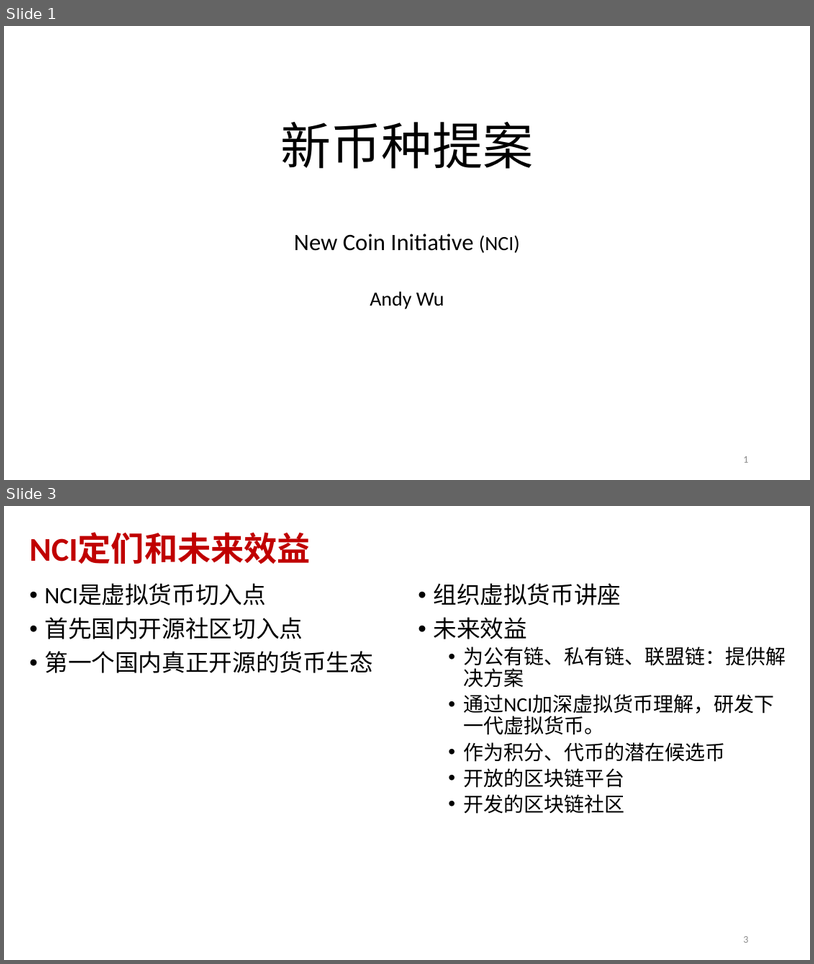
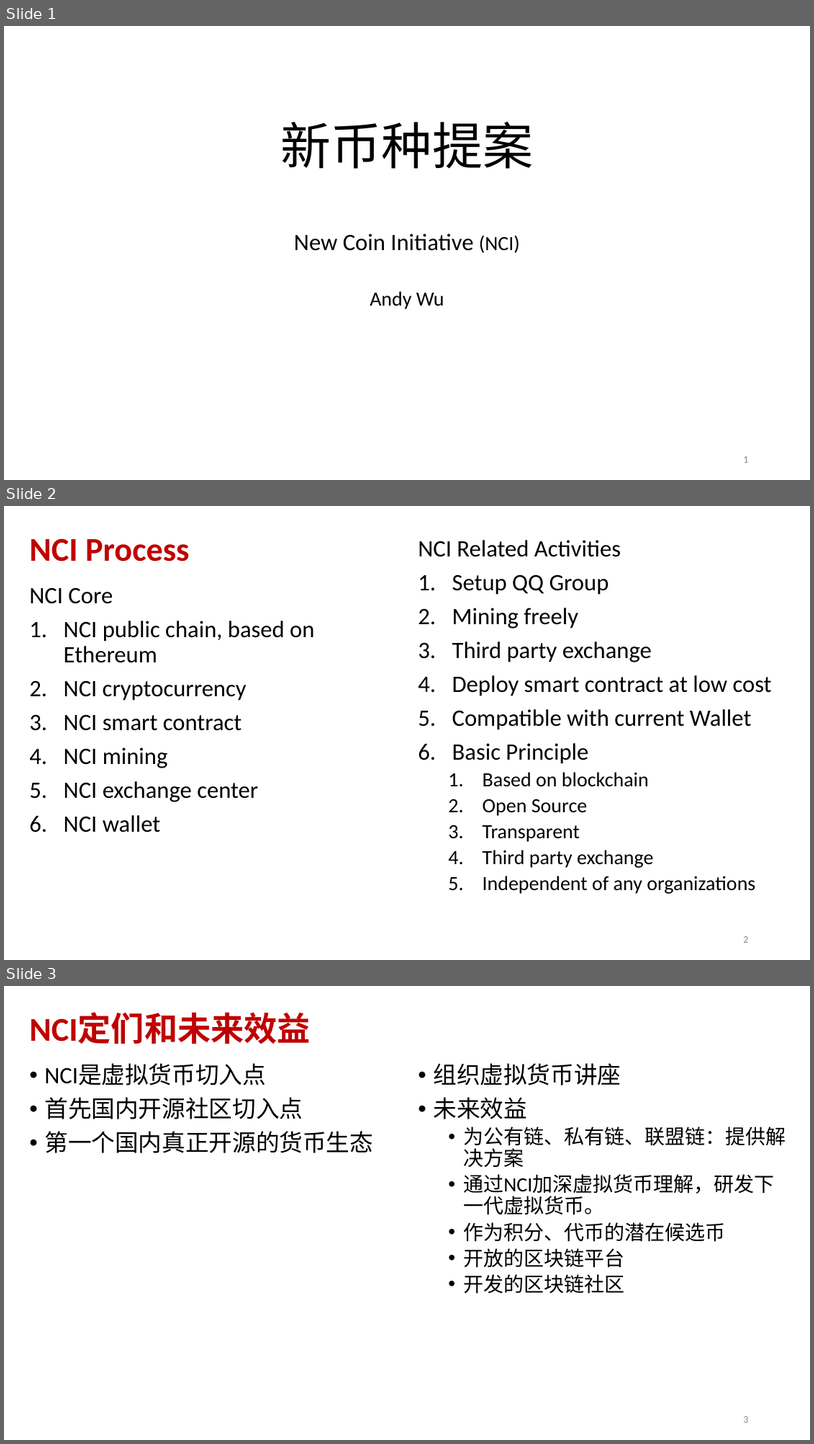
Before and after one commit to andyplusplus/newCoin, a slide deck: newCoinInitiative.pptx. Shown one above the other, each under a label of ours: slides 1 and 3 before the commit, slides 1, 2 and 3 after it; the slides between them are not shown. The pictures are 814x964 and 814x1444 pixels, drawn with LibreOffice and Linux fonts; fonts in the diff are those of the drawing. Boxes give left, top, right and bottom in pixels: in the first picture for what was removed or moved away, otherwise in the second. Text is boxed around its words. In the diff, an @@ line names an element or a change of style, - is before the commit and + after.

Commit message:
update

```diff
--- a/newCoinInitiative.pptx
+++ b/newCoinInitiative.pptx
@@ slide 2 added at <box>4,506,810,960</box>, background #FFFFFF @@
@@ title added at <box>29,538,190,561</box>, 39.6 pt, text #C00000, bold @@
+NCI Process
@@ text added at <box>418,540,772,893</box>, 28 pt, text #000000 @@
+NCI Related Activities
+1. Setup QQ Group
+2. Mining freely
+3. Third party exchange
+4. Deploy smart contract at low cost
+5. Compatible with current Wallet
+6. Basic Principle
+  1. Based on blockchain
+  2. Open Source
+  3. Transparent
+  4. Third party exchange
+  5. Independent of any organizations
@@ text added at <box>29,587,314,832</box>, 28 pt, text #000000 @@
+NCI Core
+1. NCI public chain, based on Ethereum
+2. NCI cryptocurrency
+3. NCI smart contract
+4. NCI mining
+5. NCI exchange center
+6. NCI wallet
@@ page number added at <box>743,936,748,942</box>, 12 pt, text #8C8C8C @@
+2
```
Also in this commit, not shown: 1 other slide added, 1 slide removed.
